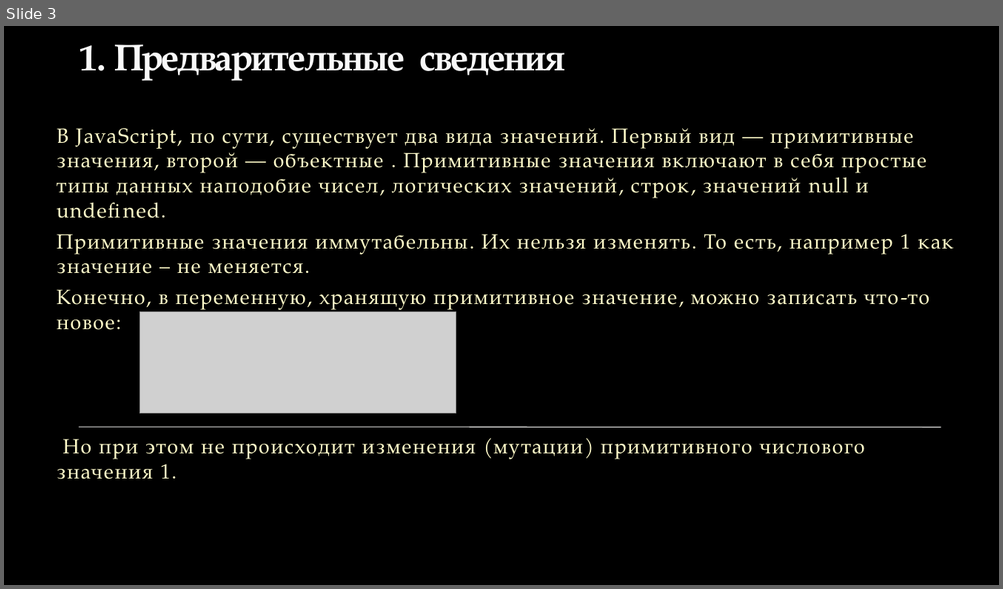
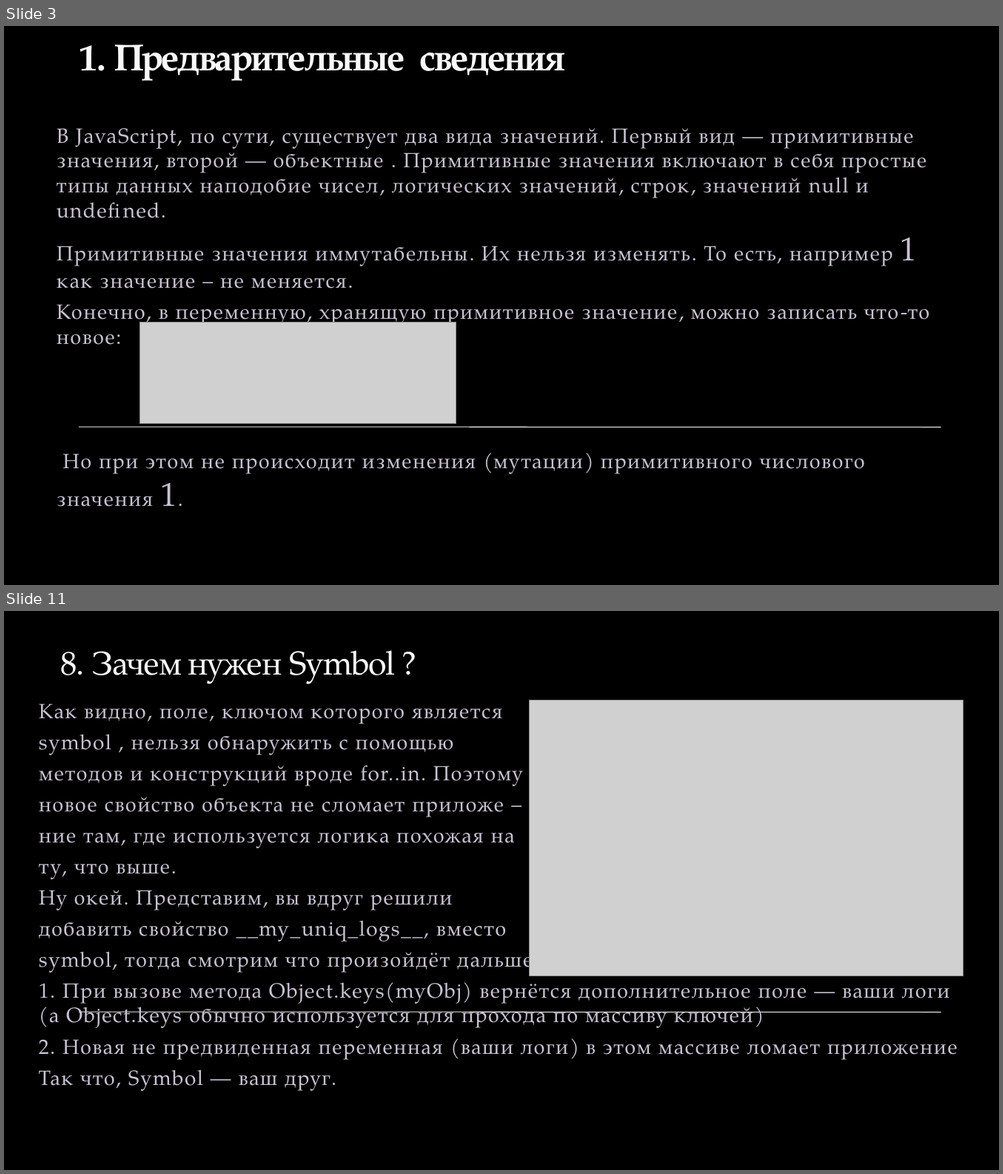
Before and after one commit to Vovan1608/internship, a slide deck: Symbol type.pptx. Shown one above the other, each under a label of ours: slide 3 before the commit, slides 3 and 11 after it; the slides between them are not shown. The pictures are 1003x589 and 1003x1174 pixels, drawn with LibreOffice and Linux fonts; fonts in the diff are those of the drawing; grey boxes stand for pictures; background and template pictures are left out. Boxes give left, top, right and bottom in pixels: in the first picture for what was removed or moved away, otherwise in the second. Text is boxed around its words. In the diff, an @@ line names an element or a change of style, - is before the commit and + after.

Commit message:
save Symbol

```diff
--- a/Symbol type.pptx
+++ b/Symbol type.pptx
@@ slide 11 added at [4,611,999,1170], background picture (left out); not listed: 1 template element that a slide beside it also shows @@
@@ title added at [61,650,395,684], 32 pt, text #F9F9F9 @@
+8. Зачем нужен Symbol ?
@@ text added at [39,703,957,1091], 20 pt, text #C9C2D1 @@
+Как видно, поле, ключом которого является
+symbol , нельзя обнаружить с помощью
+методов и конструкций вроде for..in. Поэтому
+новое свойство объекта не сломает приложе –
+ние там, где используется логика похожая на
+ту, что выше.
+Ну окей. Представим, вы вдруг решили
+добавить свойство __my_uniq_logs__, вместо
+symbol, тогда смотрим что произойдёт дальше.
+1. При вызове метода Object.keys(myObj) вернётся дополнительное поле — ваши логи (а Object.keys обычно используется для прохода по массиву ключей)
+2. Новая не предвиденная переменная (ваши логи) в этом массиве ломает приложение
+Так что, Symbol — ваш друг.
@@ picture added at [529,701,963,977] @@
@@ slide 3 changed as well @@
@@ text "В JavaScript, по сути, существует ..." at [57,128,930,507]: text colour #FEFAC9 to #C9C2D1; size 20 to 32 pt in "1", "1." @@
@@ picture: place and size @@
-picture at [140,312,456,413]
+picture at [140,322,456,423]
```
Also in this commit, not shown: 2 other slides changed, 8 other slides added.
